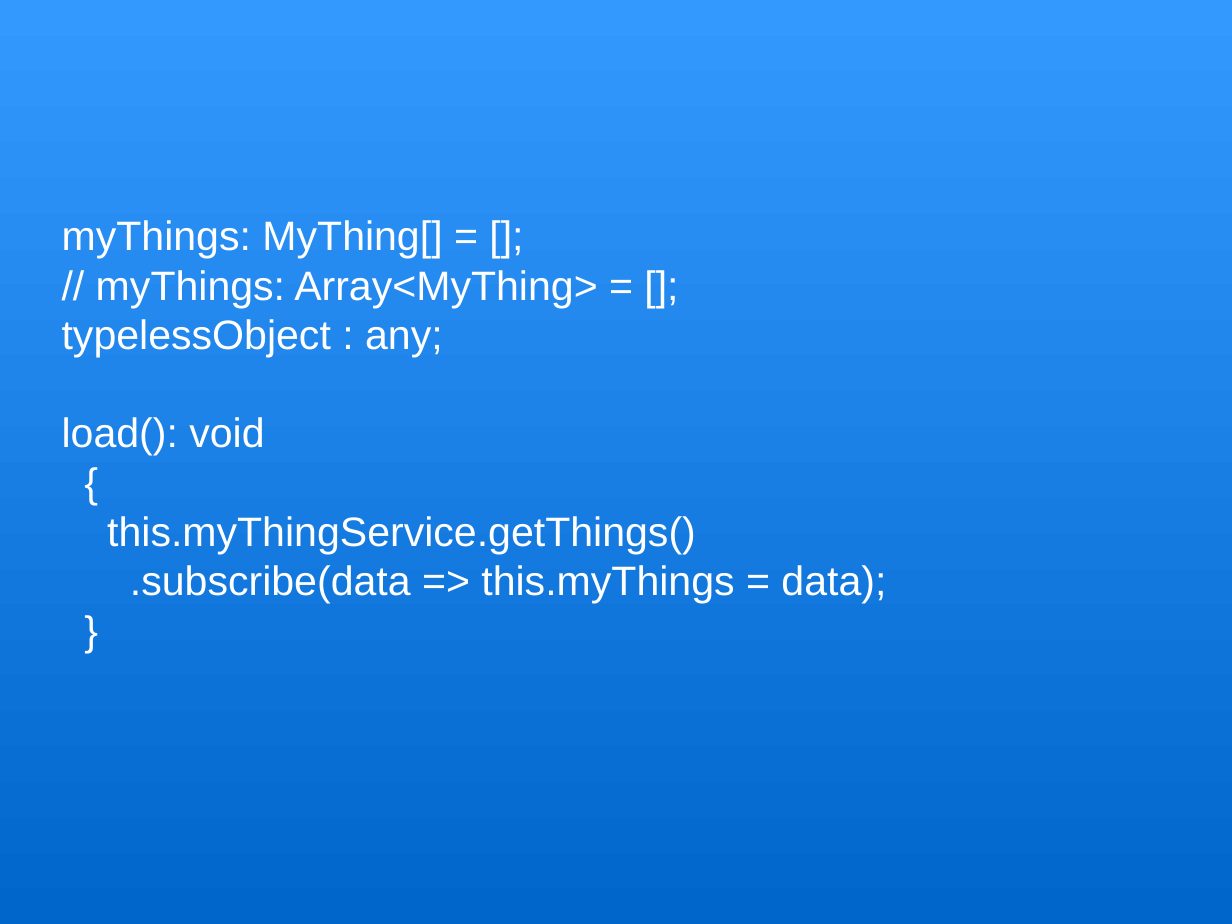
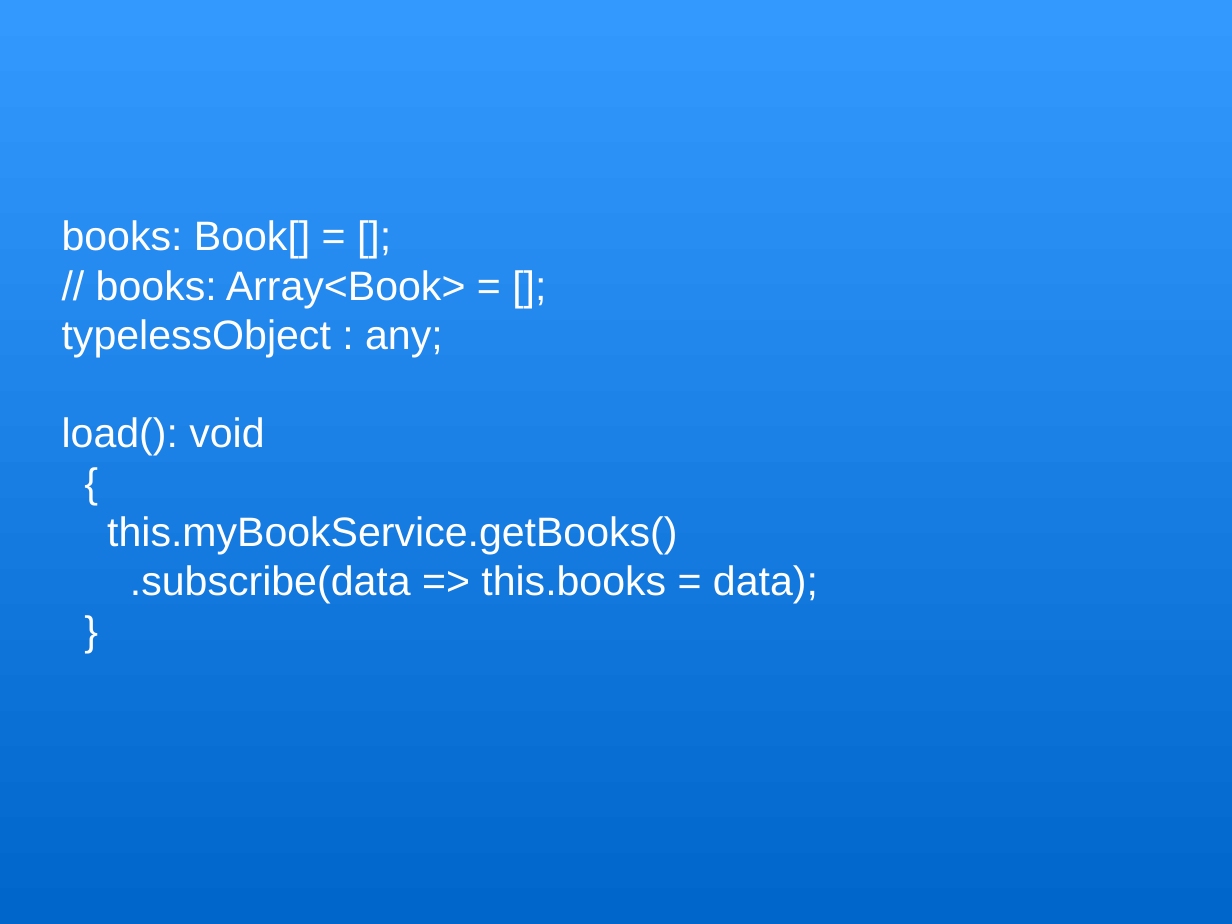
Before and after one commit to trognus/devcon2016, a slide deck: slide 10 of devconNg2.odp. Drawn at 1232x924 pixels with LibreOffice and Linux fonts; fonts in the diff are those of the drawing. Boxes give left, top, right and bottom in pixels: in the first picture for what was removed or moved away, otherwise in the second. Text is boxed around its words. In the diff, an @@ line names an element or a change of style, - is before the commit and + after.

```diff
--- a/devconNg2.odp
+++ b/devconNg2.odp
@@ subtitle at (62, 220, 466, 308): text changed @@
-myThings: MyThing[] = [];
-// myThings: Array<MyThing> = [];
+books: Book[] = [];
+// books: Array<Book> = [];
@@ subtitle at (107, 516, 818, 604): text changed @@
-this.myThingService.getThings()
-.subscribe(data => this.myThings = data);
+this.myBookService.getBooks()
+.subscribe(data => this.books = data);
```
Also in this commit, not shown: 3 other slides changed, 1 slide added, 1 slide removed, 1 other file.
